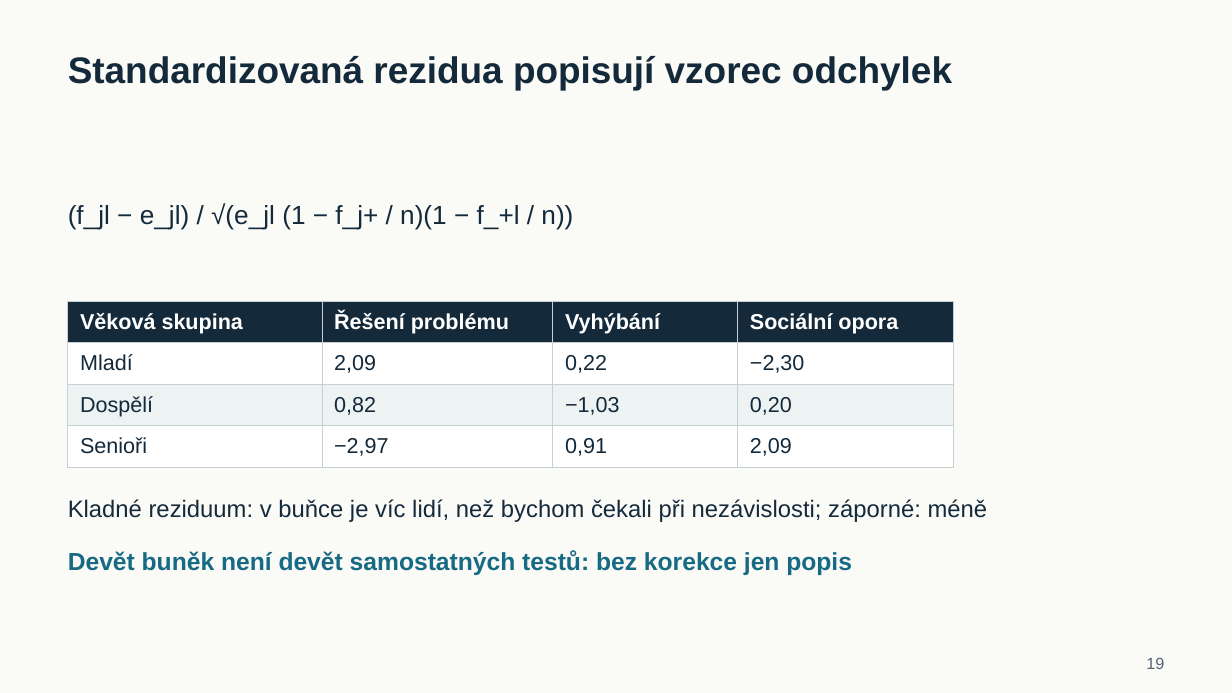
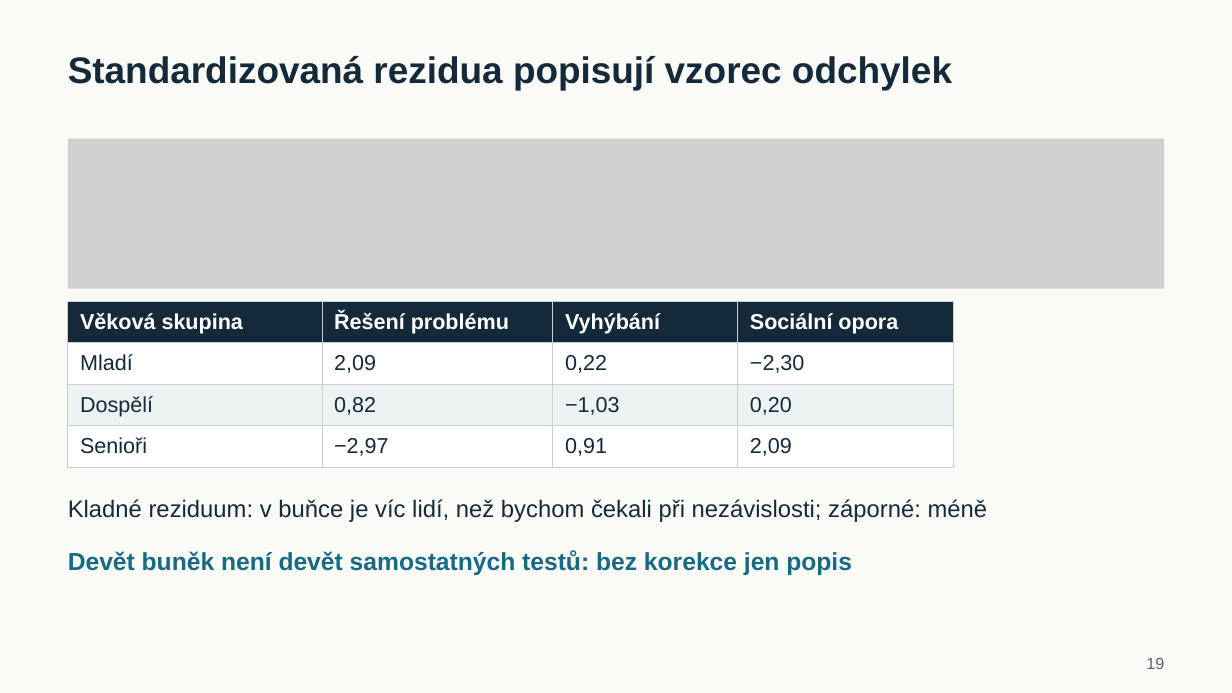
Before and after one commit to reckak/statistics-for-psychology, a slide deck: slide 19 of presentations/kapitola_09/kapitola_09_podily_a_kategorialni_data.pptx. Drawn at 1232x693 pixels with LibreOffice and Linux fonts; fonts in the diff are those of the drawing; grey boxes stand for pictures. Boxes give left, top, right and bottom in pixels: in the first picture for what was removed or moved away, otherwise in the second. Text is boxed around its words. In the diff, an @@ line names an element or a change of style, - is before the commit and + after.

```diff
--- a/presentations/kapitola_09/kapitola_09_podily_a_kategorialni_data.pptx
+++ b/presentations/kapitola_09/kapitola_09_podily_a_kategorialni_data.pptx
@@ picture added at (68, 139, 1164, 289) @@
@@ text removed at (68, 203, 573, 229) @@
-(f_jl − e_jl) / √(e_jl (1 − f_j+ / n)(1 − f_+l / n))
```
Also in this commit, not shown: 4 other slides changed, 9 other files.
